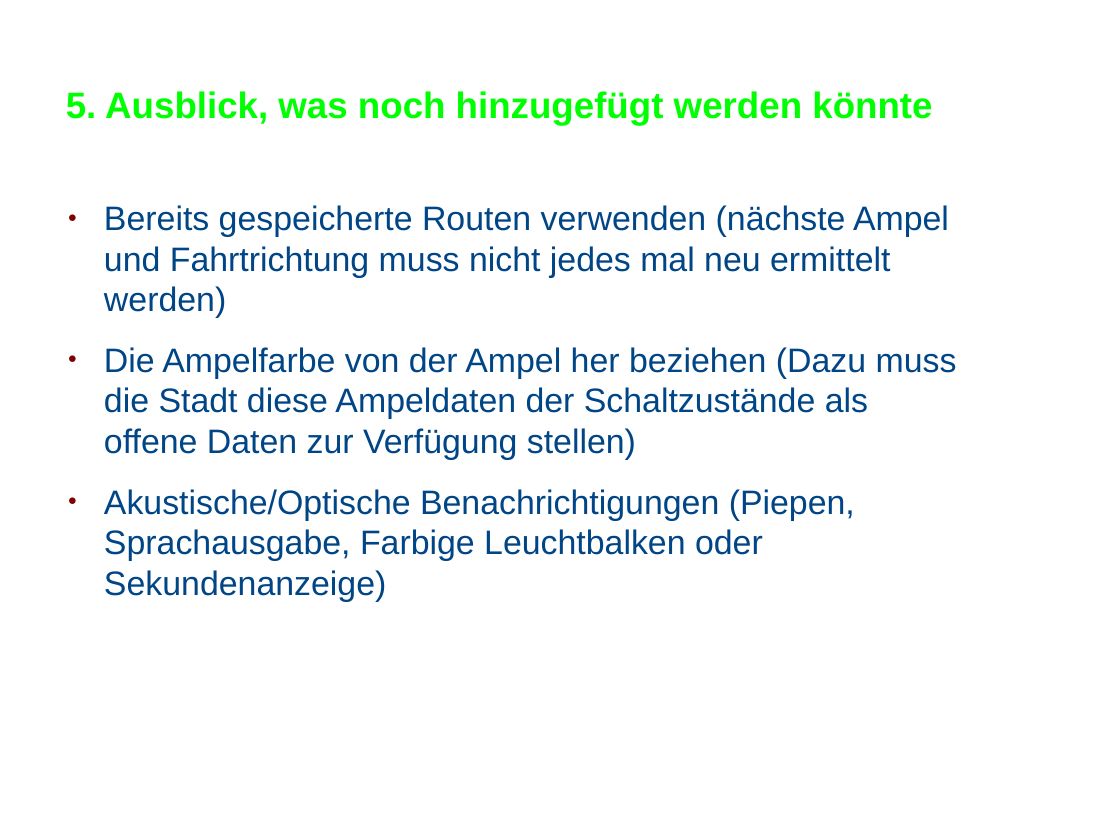
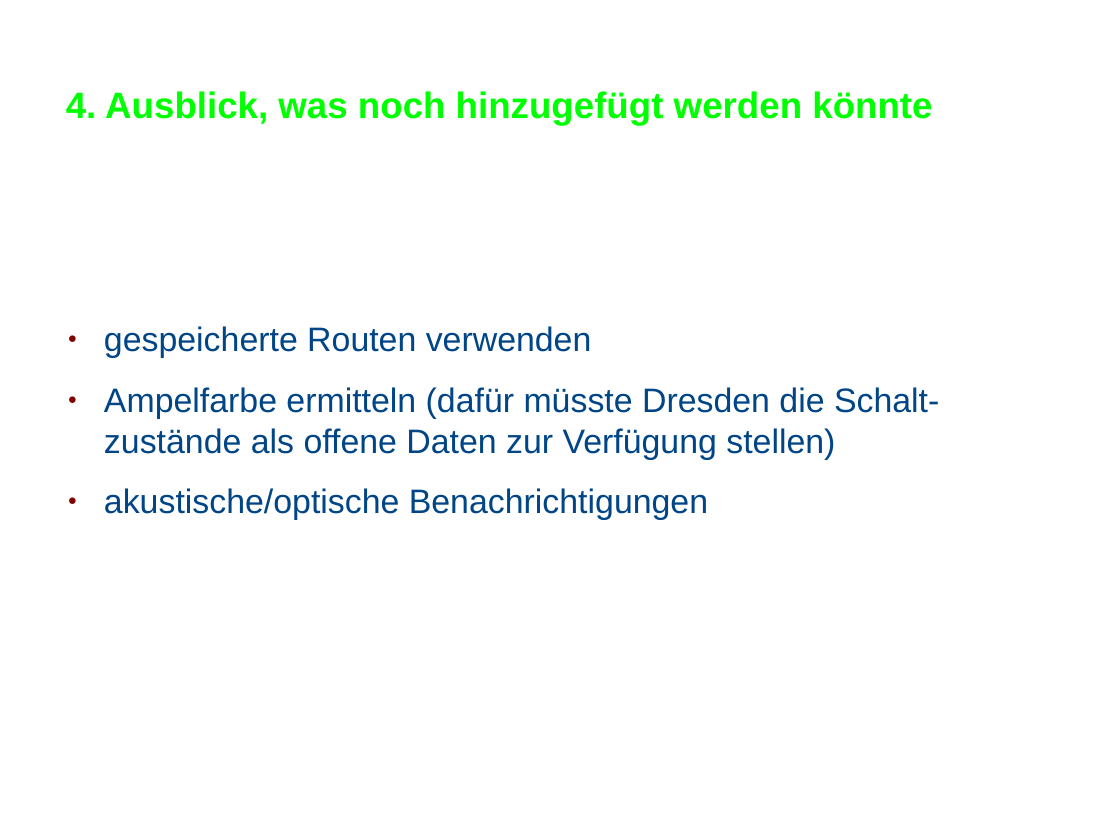
Before and after one commit to MrMariusAP/MeineGrueneWelle, a slide deck: slide 5 of app/src/main/res/Präsentation_MeineGrüneWelle.odp (slide 6 before the commit). Drawn at 1120x840 pixels with LibreOffice and Linux fonts; fonts in the diff are those of the drawing; background and template pictures are left out. Boxes give left, top, right and bottom in pixels: in the first picture for what was removed or moved away, otherwise in the second. Text is boxed around its words. In the diff, an @@ line names an element or a change of style, - is before the commit and + after.

```diff
--- a/app/src/main/res/Präsentation_MeineGrüneWelle.odp
+++ b/app/src/main/res/Präsentation_MeineGrüneWelle.odp
@@ title at [66, 91, 932, 125]: text changed @@
-5. Ausblick, was noch hinzugefügt werden könnte
+4. Ausblick, was noch hinzugefügt werden könnte
@@ text at [104, 326, 939, 520]: text changed @@
-● Bereits gespeicherte Routen verwenden (nächste Ampel und Fahrtrichtung muss nicht jedes mal neu ermittelt werden)
-● Die Ampelfarbe von der Ampel her beziehen (Dazu muss die Stadt diese Ampeldaten der Schaltzustände als offene Daten zur Verfügung stellen)
-● Akustische/Optische Benachrichtigungen (Piepen, Sprachausgabe, Farbige Leuchtbalken oder Sekundenanzeige)
+● gespeicherte Routen verwenden
+● Ampelfarbe ermitteln (dafür müsste Dresden die Schalt-zustände als offene Daten zur Verfügung stellen)
+● akustische/optische Benachrichtigungen
```
Also in this commit, not shown: 4 other slides changed, 1 slide removed, 1 other file.
